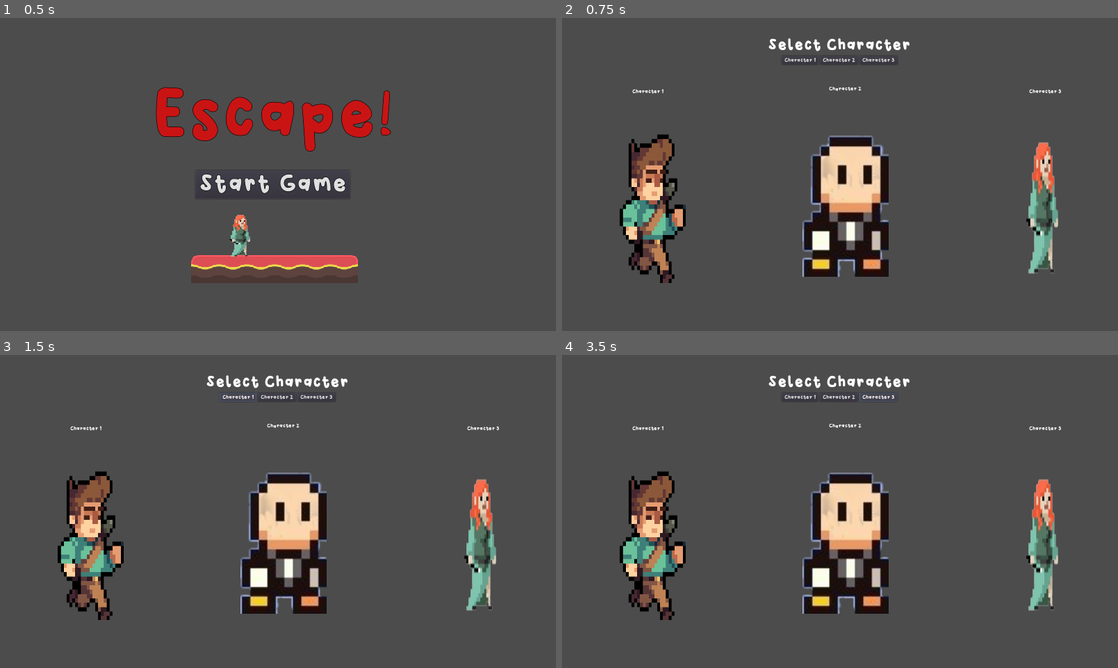
Above: before the commit, frames 1-4 (two rows, left to right).
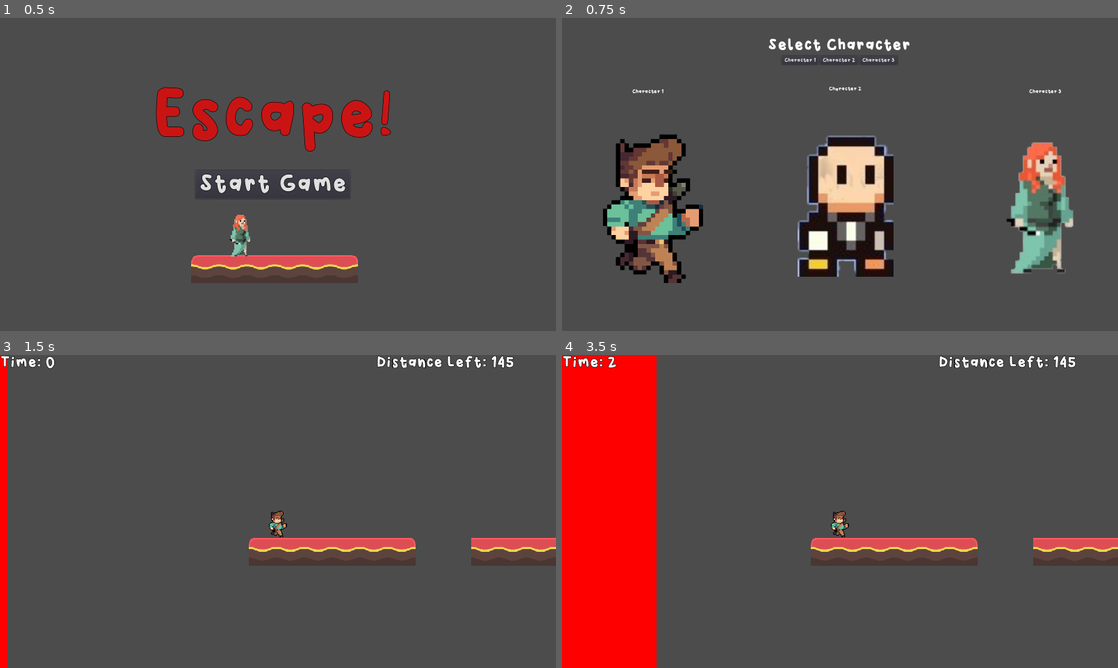
Above: after the commit, the same moments.

Repository: jonahshader/back5_platformer_unit3
Game: Godot game, scene res://scenes/menus/MainMenu.tscn
Same seed, same stepped clock (60 frames per second), same inputs: the game is played once before the commit and once after it.
Inputs (mouse positions are in pixels of both pictures, inside the frame that each line leads up to):
- Up to frame 1 (0.5 s): no input
- Up to frame 2 (0.75 s): click "Start Game" at 0.5 s
- Up to frame 3 (1.5 s): click "Character 1" at 1.25 s
- Up to frame 4 (3.5 s): click (840, 398) at 2 s, where only the run before the commit has a clickable "Character 2"; click (878, 398) at 2.75 s, where only the run before the commit has a clickable "Character 3"

Frame 1 is identical in both runs. In frame 2, 8.3% of the frame differs, in the area x 7-92%, y 37-85%; in frame 3, 15%; in frame 4, 29%, in the area x 0-100%, y 0-100%.

Commit message:
Added character select
Added the logic for character select scene

Diff:
--- a/project.godot
+++ b/project.godot
@@ -13,6 +13,10 @@
 config/name="back5_platformer_unit3"
 run/main_scene="res://scenes/menus/MainMenu.tscn"
 config/icon="res://icon.png"
+
+[autoload]
+
+PlayerData="*res://scenes/singletons/PlayerData.gd"
 
 [display]
 
--- /dev/null
+++ b/scenes/menus/CharacterSelece.gd
@@ -0,0 +1,13 @@
+extends Node2D
+
+func _on_Char_1_Btn_button_down():
+	PlayerData.player_sprite_number = 1
+	get_tree().change_scene("res://scenes/levels/Level_1.tscn")
+
+func _on_Char_2_Btn_button_down():
+	PlayerData.player_sprite_number = 2
+	get_tree().change_scene("res://scenes/levels/Level_1.tscn")
+
+func _on_Char_3_Btn_button_down():
+	PlayerData.player_sprite_number = 3
+	get_tree().change_scene("res://scenes/levels/Level_1.tscn")
--- a/scenes/menus/CharacterSelece.tscn
+++ b/scenes/menus/CharacterSelece.tscn
@@ -1,12 +1,22 @@
-[gd_scene load_steps=12 format=2]
+[gd_scene load_steps=13 format=2]
 
 [ext_resource path="res://assets/fonts/Winkle-Regular.ttf" type="DynamicFontData" id=1]
 [ext_resource path="res://assets/Images/wizard_walk.png" type="Texture" id=2]
 [ext_resource path="res://assets/Images/idle_5.png" type="Texture" id=3]
 [ext_resource path="res://assets/Images/player1.png" type="Texture" id=4]
+[ext_resource path="res://scenes/menus/CharacterSelece.gd" type="Script" id=5]
 
 [sub_resource type="DynamicFont" id=1]
 size = 48
+font_data = ExtResource( 1 )
+
+[sub_resource type="DynamicFont" id=2]
+font_data = ExtResource( 1 )
+
+[sub_resource type="DynamicFont" id=3]
+font_data = ExtResource( 1 )
+
+[sub_resource type="DynamicFont" id=4]
 font_data = ExtResource( 1 )
 
 [sub_resource type="DynamicFont" id=5]
@@ -18,16 +28,8 @@
 [sub_resource type="DynamicFont" id=7]
 font_data = ExtResource( 1 )
 
-[sub_resource type="DynamicFont" id=2]
-font_data = ExtResource( 1 )
-
-[sub_resource type="DynamicFont" id=3]
-font_data = ExtResource( 1 )
-
-[sub_resource type="DynamicFont" id=4]
-font_data = ExtResource( 1 )
-
 [node name="Node2D" type="Node2D"]
+script = ExtResource( 5 )
 
 [node name="VBoxContainer" type="VBoxContainer" parent="."]
 margin_left = 1.0
@@ -57,40 +59,40 @@
 margin_bottom = 105.0
 alignment = 1
 
-[node name="Button" type="Button" parent="VBoxContainer/HBoxContainer"]
+[node name="Char_1_Btn" type="Button" parent="VBoxContainer/HBoxContainer"]
 margin_left = 500.0
 margin_right = 588.0
 margin_bottom = 20.0
-custom_fonts/font = SubResource( 5 )
+custom_fonts/font = SubResource( 2 )
 text = "Character 1"
 
-[node name="Button2" type="Button" parent="VBoxContainer/HBoxContainer"]
+[node name="Char_2_Btn" type="Button" parent="VBoxContainer/HBoxContainer"]
 margin_left = 592.0
 margin_right = 683.0
 margin_bottom = 20.0
-custom_fonts/font = SubResource( 6 )
+custom_fonts/font = SubResource( 3 )
 text = "Character 2"
 
-[node name="Button3" type="Button" parent="VBoxContainer/HBoxContainer"]
+[node name="Char_3_Btn" type="Button" parent="VBoxContainer/HBoxContainer"]
 margin_left = 687.0
 margin_right = 777.0
 margin_bottom = 20.0
-custom_fonts/font = SubResource( 7 )
+custom_fonts/font = SubResource( 4 )
 text = "Character 3"
 
 [node name="Character1" type="Sprite" parent="VBoxContainer/HBoxContainer"]
 position = Vector2( 208.394, 351.443 )
-scale = Vector2( 0.549418, 0.838135 )
+scale = Vector2( 0.838, 0.838 )
 texture = ExtResource( 4 )
 
 [node name="Character2" type="Sprite" parent="VBoxContainer/HBoxContainer"]
 position = Vector2( 652.069, 345.723 )
-scale = Vector2( 3.26244, 3.6115 )
+scale = Vector2( 3.612, 3.612 )
 texture = ExtResource( 3 )
 
 [node name="Character3" type="Sprite" parent="VBoxContainer/HBoxContainer"]
 position = Vector2( 1109.25, 345.056 )
-scale = Vector2( 1.17371, 2.47105 )
+scale = Vector2( 2.471, 2.471 )
 texture = ExtResource( 2 )
 
 [node name="Label" type="Label" parent="."]
@@ -120,8 +122,12 @@
 margin_top = 161.027
 margin_right = 1146.59
 margin_bottom = 175.027
-custom_fonts/font = SubResource( 4 )
+custom_fonts/font = SubResource( 7 )
 text = "Character 3"
 __meta__ = {
 "_edit_use_anchors_": false
 }
+
+[connection signal="button_down" from="VBoxContainer/HBoxContainer/Char_1_Btn" to="." method="_on_Char_1_Btn_button_down"]
+[connection signal="button_down" from="VBoxContainer/HBoxContainer/Char_2_Btn" to="." method="_on_Char_2_Btn_button_down"]
+[connection signal="button_down" from="VBoxContainer/HBoxContainer/Char_3_Btn" to="." method="_on_Char_3_Btn_button_down"]
--- a/scenes/objects/Player.gd
+++ b/scenes/objects/Player.gd
@@ -1,4 +1,6 @@
 extends KinematicBody2D
+
+
 
 var speed = 200
 var jump_force = 600
@@ -9,6 +11,22 @@
 # this was originally on _physics_process but
 # that only ran at 60 fps so i switched to _process
 # second^-1
+
+func _ready():
+	$Sprite.queue_free()
+
+	var sprite_1 = preload("res://scenes/objects/playersprites/PlayerSprite1.tscn")
+	var sprite_2 = preload("res://scenes/objects/playersprites/PlayerSprite2.tscn")
+	var sprite_3 = preload("res://scenes/objects/playersprites/PlayerSprite3.tscn")
+
+	match PlayerData.player_sprite_number:
+		1:
+			add_child(sprite_1.instance())
+		2:
+			add_child(sprite_2.instance())
+		3:
+			add_child(sprite_3.instance())
+
 func _process(delta):
 	vel.x = 0
 	if Input.is_action_pressed("move_left"):
--- /dev/null
+++ b/scenes/objects/playersprites/PlayerSprite1.tscn
@@ -0,0 +1,8 @@
+[gd_scene load_steps=2 format=2]
+
+[ext_resource path="res://assets/Images/player1.png" type="Texture" id=1]
+
+[node name="PlayerSprite1" type="Sprite"]
+position = Vector2( -0.561294, -31.2352 )
+scale = Vector2( 0.15, 0.15 )
+texture = ExtResource( 1 )
--- /dev/null
+++ b/scenes/objects/playersprites/PlayerSprite2.tscn
@@ -0,0 +1,8 @@
+[gd_scene load_steps=2 format=2]
+
+[ext_resource path="res://assets/Images/idle_5.png" type="Texture" id=1]
+
+[node name="PlayerSprite2" type="Sprite"]
+position = Vector2( 0.841843, -22.7299 )
+scale = Vector2( 0.5, 0.5 )
+texture = ExtResource( 1 )
--- /dev/null
+++ b/scenes/objects/playersprites/PlayerSprite3.tscn
@@ -0,0 +1,8 @@
+[gd_scene load_steps=2 format=2]
+
+[ext_resource path="res://assets/Images/wizard_walk.png" type="Texture" id=1]
+
+[node name="PlayerSprite3" type="Sprite"]
+position = Vector2( 0.561219, -44.3372 )
+scale = Vector2( 0.7, 0.7 )
+texture = ExtResource( 1 )
--- /dev/null
+++ b/scenes/singletons/PlayerData.gd
@@ -0,0 +1,3 @@
+extends Node
+
+var player_sprite_number = 1
--- /dev/null
+++ b/scenes/singletons/PlayerData.tscn
@@ -0,0 +1,6 @@
+[gd_scene load_steps=2 format=2]
+
+[ext_resource path="res://scenes/singletons/PlayerData.gd" type="Script" id=1]
+
+[node name="PlayerData" type="Node"]
+script = ExtResource( 1 )
Not shown: 2 places in scenes/menus/CharacterSelece.tscn that only renumber resources
